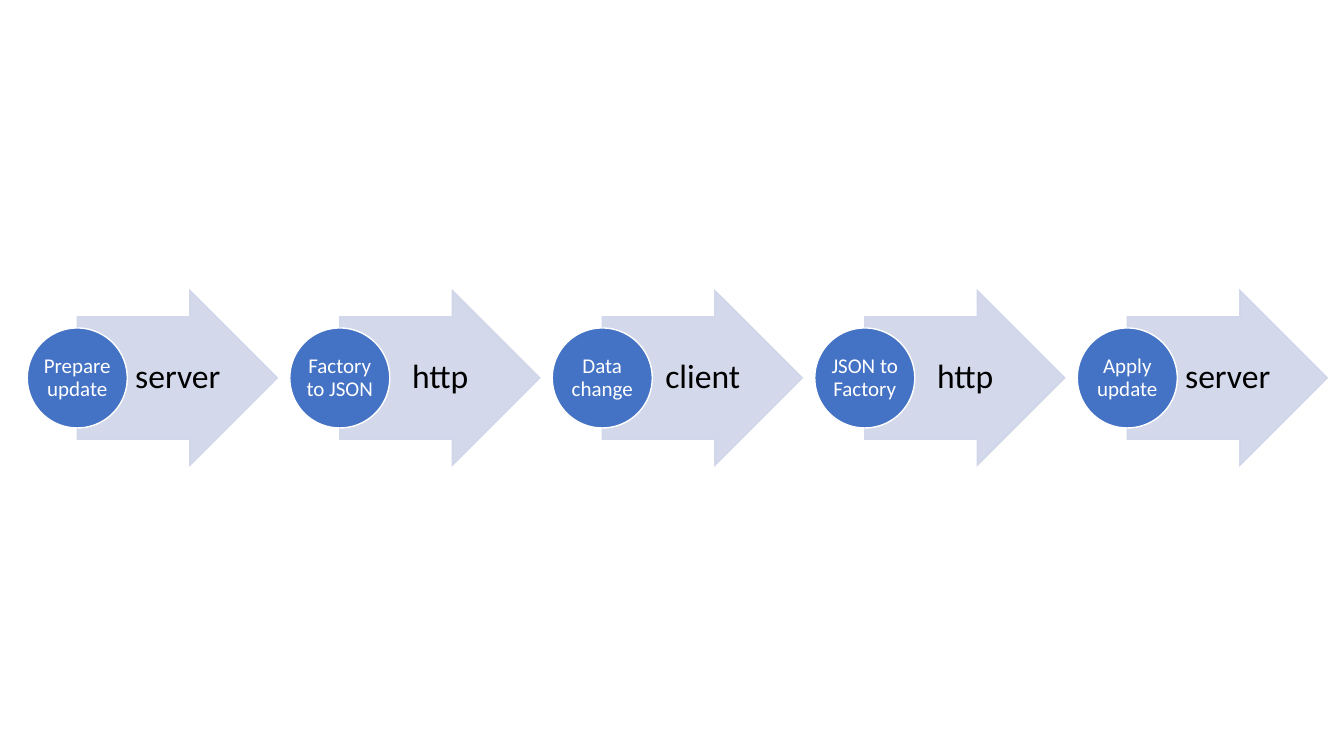
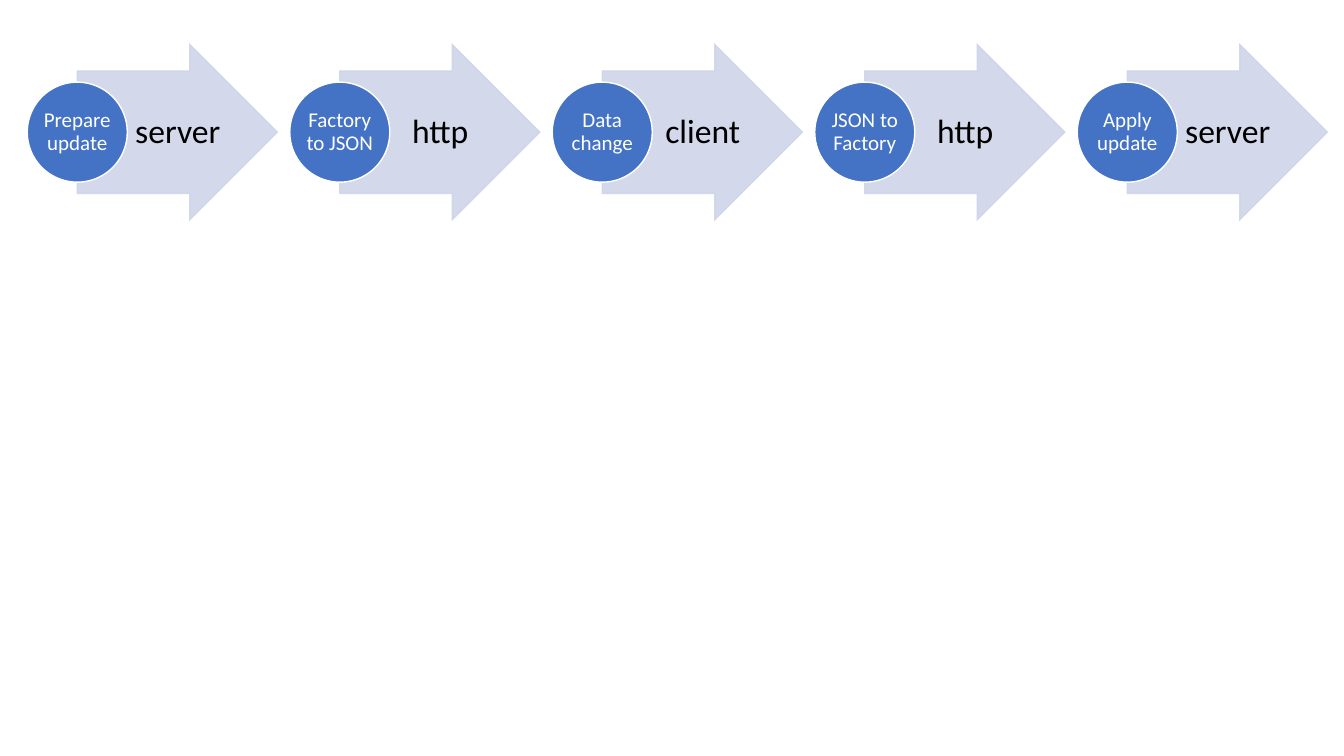
Before and after one commit to factoryfx/factoryfx, a slide deck: slide 2 of docu/src/main/java/io/github/factoryfx/docu/immutability/graphics.pptx. Drawn at 1344x756 pixels with LibreOffice and Linux fonts; fonts in the diff are those of the drawing. Boxes give left, top, right and bottom in pixels: in the first picture for what was removed or moved away, otherwise in the second. Text is boxed around its words. In the diff, an @@ line names an element or a change of style, - is before the commit and + after.

```diff
--- a/docu/src/main/java/io/github/factoryfx/docu/immutability/graphics.pptx
+++ b/docu/src/main/java/io/github/factoryfx/docu/immutability/graphics.pptx
@@ 10 texts, 5 right arrows, 5 ellipses: place and size @@
-10 texts, 5 right arrows, 5 ellipses at (27, 290, 1327, 465)
+10 texts, 5 right arrows, 5 ellipses at (27, 44, 1327, 219)
```
Also in this commit, not shown: 7 other files.
